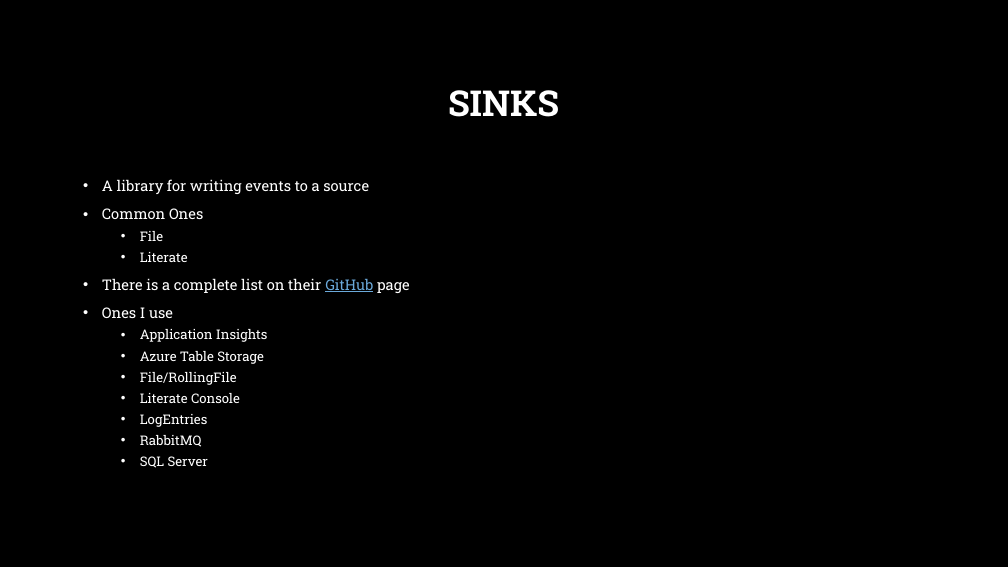
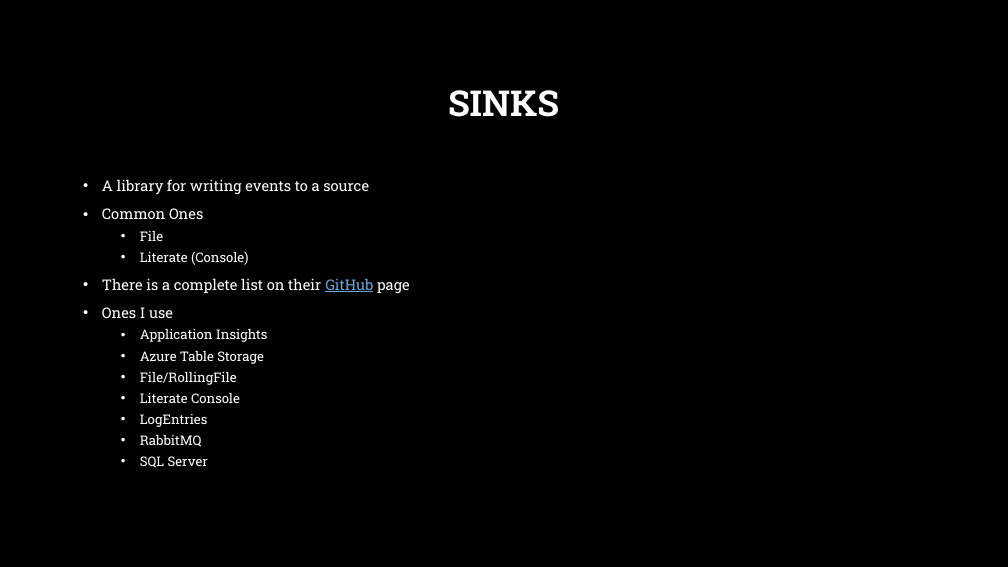
Before and after one commit to korz/SerilogLoggingAllGrownUp, a slide deck: slide 8 of SerilogLoggingAllGrownUp.pptx. Drawn at 1008x567 pixels with LibreOffice and Linux fonts; fonts in the diff are those of the drawing; background and template pictures are left out. Boxes give left, top, right and bottom in pixels: in the first picture for what was removed or moved away, otherwise in the second. Text is boxed around its words. In the diff, an @@ line names an element or a change of style, - is before the commit and + after.

```diff
--- a/SerilogLoggingAllGrownUp.pptx
+++ b/SerilogLoggingAllGrownUp.pptx
@@ text at box(140, 251, 249, 265): text changed @@
-  • Literate
+  • Literate (Console)
```
Also in this commit, not shown: 2 other slides changed, 2 slides added, 1 slide removed, 19 other files.
